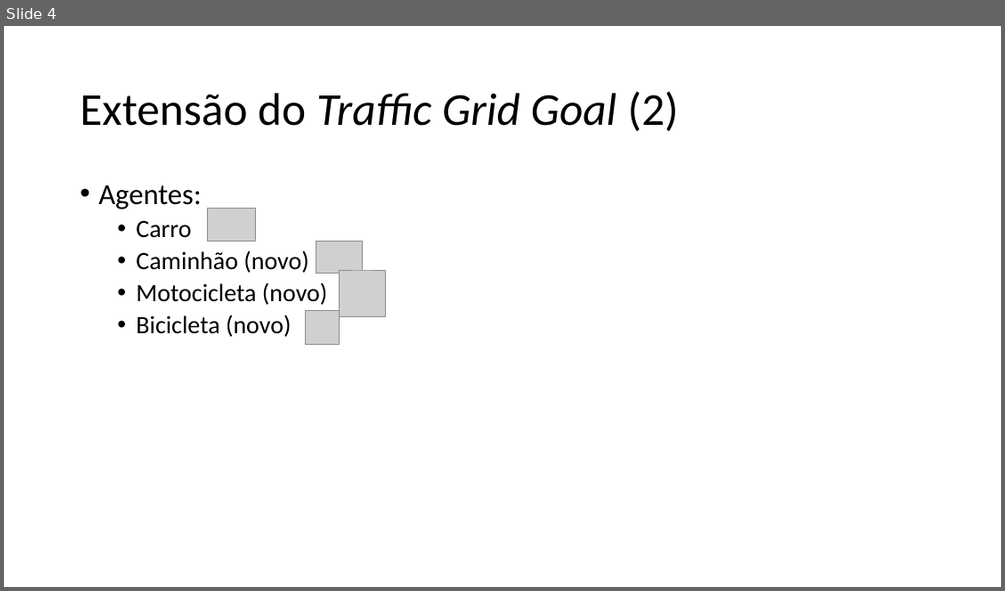
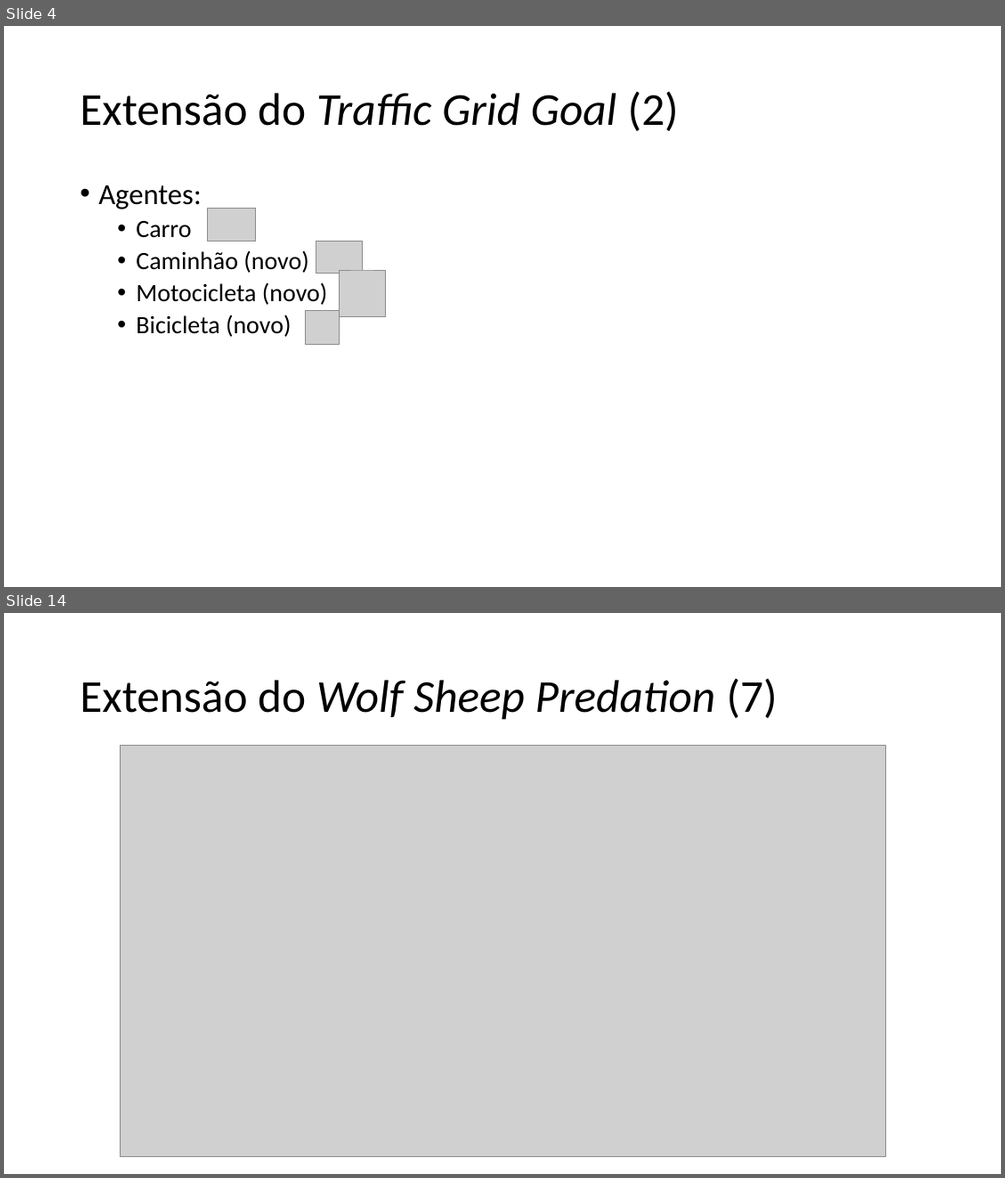
Before and after one commit to rejunges/SimulacaoSocial, a slide deck: Trabalho Netlogo.pptx. Shown one above the other, each under a label of ours: slide 4 before the commit, slides 4 and 14 after it; the slides between them are not shown. The pictures are 1005x591 and 1005x1178 pixels, drawn with LibreOffice and Linux fonts; fonts in the diff are those of the drawing; grey boxes stand for pictures. Boxes give left, top, right and bottom in pixels: in the first picture for what was removed or moved away, otherwise in the second. Text is boxed around its words. In the diff, an @@ line names an element or a change of style, - is before the commit and + after.

```diff
--- a/Trabalho Netlogo.pptx
+++ b/Trabalho Netlogo.pptx
@@ slide 14 added at <box>4,613,1001,1174</box>, background #FFFFFF @@
@@ title added at <box>80,678,777,720</box>, 44 pt, text #000000, italic @@
+Extensão do Wolf Sheep Predation (7)
@@ picture added at <box>120,746,886,1157</box> @@
```
Also in this commit, not shown: 4 slides changed, 7 other slides added, 1 other file.
